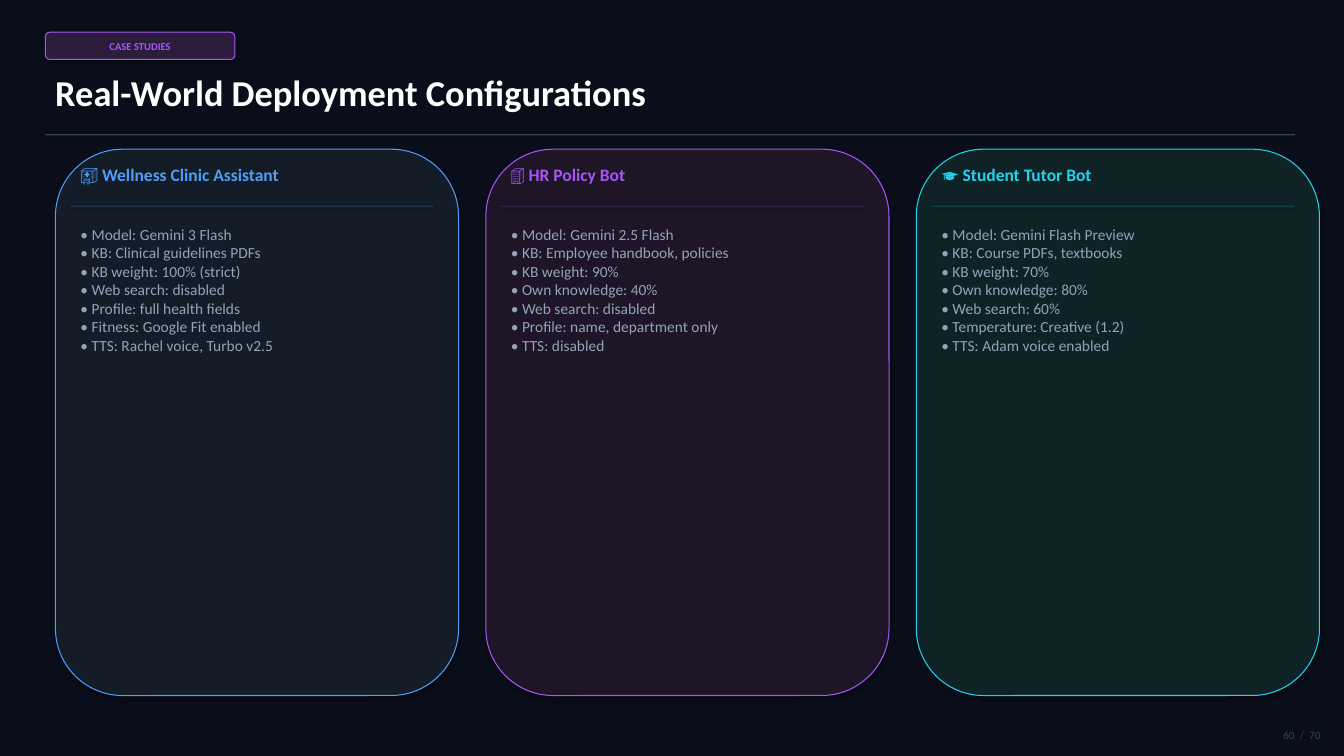
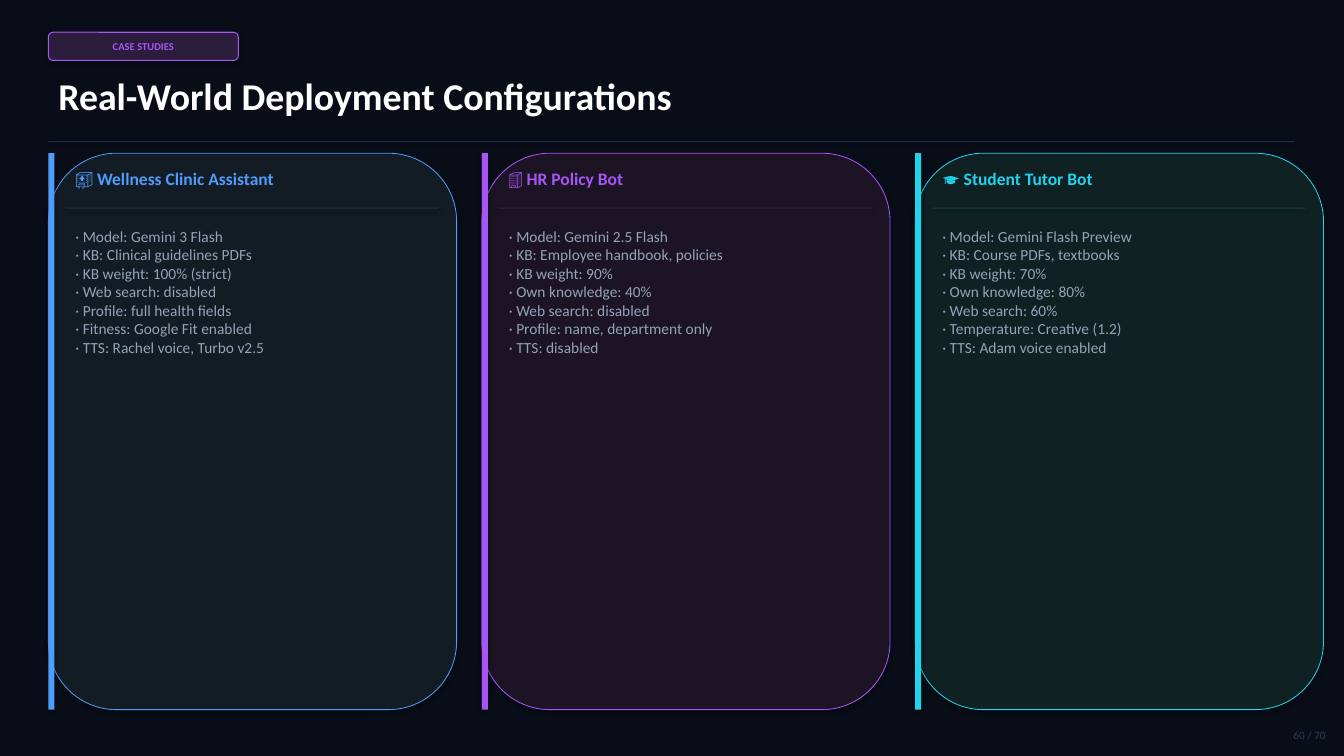
Before and after one commit to Bashab18/Chatbot, a slide deck: slide 60 of presentation/CIRA_Chatbot_Presentation.pptx. Drawn at 1344x756 pixels with LibreOffice and Linux fonts; fonts in the diff are those of the drawing. Boxes give left, top, right and bottom in pixels: in the first picture for what was removed or moved away, otherwise in the second. Text is boxed around its words. In the diff, an @@ line names an element or a change of style, - is before the commit and + after.

```diff
--- a/presentation/CIRA_Chatbot_Presentation.pptx
+++ b/presentation/CIRA_Chatbot_Presentation.pptx
@@ background #0A0E1A to #080D18 @@
@@ text "Real-World Deployment Configurations" at bbox=[58, 83, 671, 117]: size 26 to 27 pt @@
@@ rectangle: place and size @@
-rectangle at bbox=[45, 134, 1296, 135]
+rectangle at bbox=[48, 141, 1296, 142]
@@ rectangle at bbox=[48, 141, 1296, 142]: fill #334458 to #1E2E4A @@
@@ rounded rectangle: place and size @@
-rounded rectangle at bbox=[55, 149, 459, 696]
+rounded rectangle at bbox=[48, 153, 457, 710]
@@ rounded rectangle at bbox=[48, 153, 457, 710]: fill #141D27 to #131B24; outline #4F9CF9 0.75 pt to #4F9CF9 0.6 pt @@
@@ rectangle added at bbox=[48, 153, 54, 710], fill #4F9CF9 @@
@@ text "🏥 Wellness Clinic Assistant": place and size @@
-text "🏥 Wellness Clinic Assistant" at bbox=[102, 168, 278, 181]
+text "🏥 Wellness Clinic Assistant" at bbox=[97, 172, 273, 185]
@@ rounded rectangle: place and size @@
-rounded rectangle at bbox=[486, 149, 889, 696]
+rounded rectangle at bbox=[482, 153, 890, 710]
@@ rounded rectangle at bbox=[482, 153, 890, 710]: fill #1E1527 to #1C1424; outline #A855F7 0.75 pt to #A855F7 0.6 pt @@
@@ rectangle added at bbox=[482, 153, 488, 710], fill #A855F7 @@
@@ text "🏢 HR Policy Bot": place and size @@
-text "🏢 HR Policy Bot" at bbox=[529, 168, 625, 184]
+text "🏢 HR Policy Bot" at bbox=[527, 172, 623, 188]
@@ rounded rectangle: place and size @@
-rounded rectangle at bbox=[917, 149, 1320, 696]
+rounded rectangle at bbox=[915, 153, 1324, 710]
@@ rounded rectangle at bbox=[915, 153, 1324, 710]: fill #0F2326 to #0F2123; outline #22D3EE 0.75 pt to #22D3EE 0.6 pt @@
@@ rectangle added at bbox=[915, 153, 922, 710], fill #22D3EE @@
@@ text "🎓 Student Tutor Bot": place and size @@
-text "🎓 Student Tutor Bot" at bbox=[963, 168, 1091, 181]
+text "🎓 Student Tutor Bot" at bbox=[964, 172, 1092, 185]
@@ rectangle: place and size @@
-rectangle at bbox=[71, 206, 434, 207]
+rectangle at bbox=[66, 208, 439, 209]
@@ rectangle: place and size @@
-rectangle at bbox=[501, 206, 864, 207]
+rectangle at bbox=[499, 208, 872, 209]
@@ rectangle: place and size @@
-rectangle at bbox=[932, 206, 1295, 207]
+rectangle at bbox=[933, 208, 1306, 209]
@@ text at bbox=[83, 231, 264, 355]: text changed @@
-• Model: Gemini 3 Flash
-• KB: Clinical guidelines PDFs
-• KB weight: 100% (strict)
-• Web search: disabled
-• Profile: full health fields
-• Fitness: Google Fit enabled
-• TTS: Rachel voice, Turbo v2.5
+· Model: Gemini 3 Flash
+· KB: Clinical guidelines PDFs
+· KB weight: 100% (strict)
+· Web search: disabled
+· Profile: full health fields
+· Fitness: Google Fit enabled
+· TTS: Rachel voice, Turbo v2.5
@@ text at bbox=[516, 231, 723, 353]: text changed @@
-• Model: Gemini 2.5 Flash
-• KB: Employee handbook, policies
-• KB weight: 90%
-• Own knowledge: 40%
-• Web search: disabled
-• Profile: name, department only
-• TTS: disabled
+· Model: Gemini 2.5 Flash
+· KB: Employee handbook, policies
+· KB weight: 90%
+· Own knowledge: 40%
+· Web search: disabled
+· Profile: name, department only
+· TTS: disabled
@@ text at bbox=[950, 231, 1132, 353]: text changed @@
-• Model: Gemini Flash Preview
-• KB: Course PDFs, textbooks
-• KB weight: 70%
-• Own knowledge: 80%
-• Web search: 60%
-• Temperature: Creative (1.2)
-• TTS: Adam voice enabled
+· Model: Gemini Flash Preview
+· KB: Course PDFs, textbooks
+· KB weight: 70%
+· Own knowledge: 80%
+· Web search: 60%
+· Temperature: Creative (1.2)
+· TTS: Adam voice enabled
@@ text "60 / 70" at bbox=[1293, 732, 1325, 739]: text colour #334458 to #2E3E58 @@
```
Also in this commit, not shown: 69 other slides changed, 1 other file.
